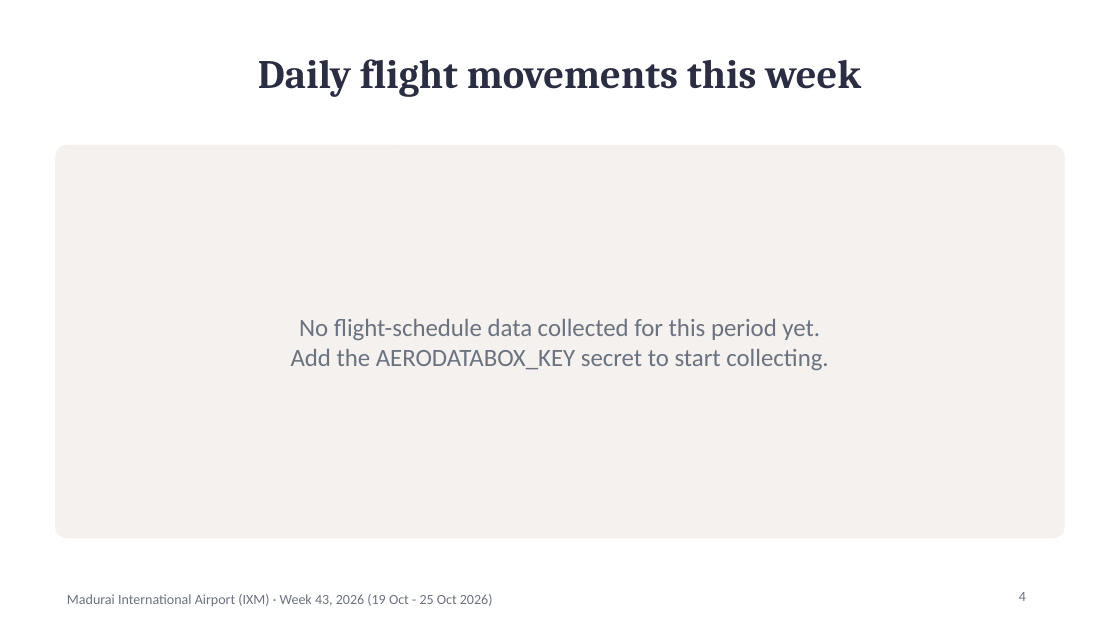
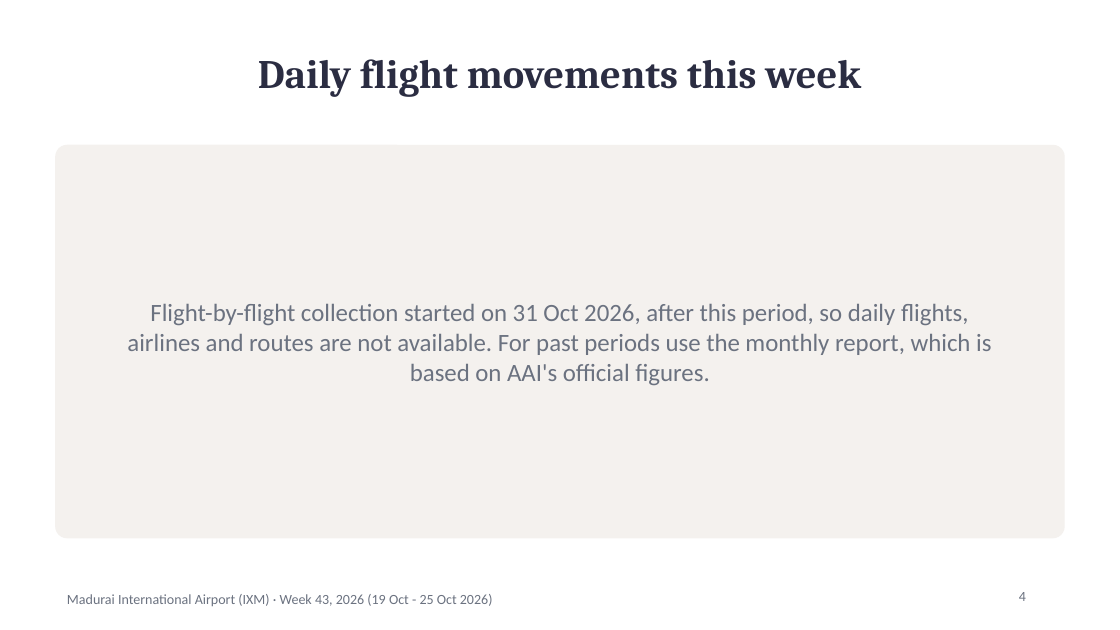
Before and after one commit to jarunprasath/madurai-airport-tracker, a slide deck: slide 4 of reports/IXM_weekly_report_2026-W43.pptx. Drawn at 1120x630 pixels with LibreOffice and Linux fonts; fonts in the diff are those of the drawing. Boxes give left, top, right and bottom in pixels: in the first picture for what was removed or moved away, otherwise in the second. Text is boxed around its words. In the diff, an @@ line names an element or a change of style, - is before the commit and + after.

```diff
--- a/reports/IXM_weekly_report_2026-W43.pptx
+++ b/reports/IXM_weekly_report_2026-W43.pptx
@@ text at (127,304,991,385): text changed @@
-No flight-schedule data collected for this period yet.
-Add the AERODATABOX_KEY secret to start collecting.
+Flight-by-flight collection started on 31 Oct 2026, after this period, so daily flights, airlines and routes are not available. For past periods use the monthly report, which is based on AAI's official figures.
```
Also in this commit, not shown: 6 other slides changed, 8 other files.
